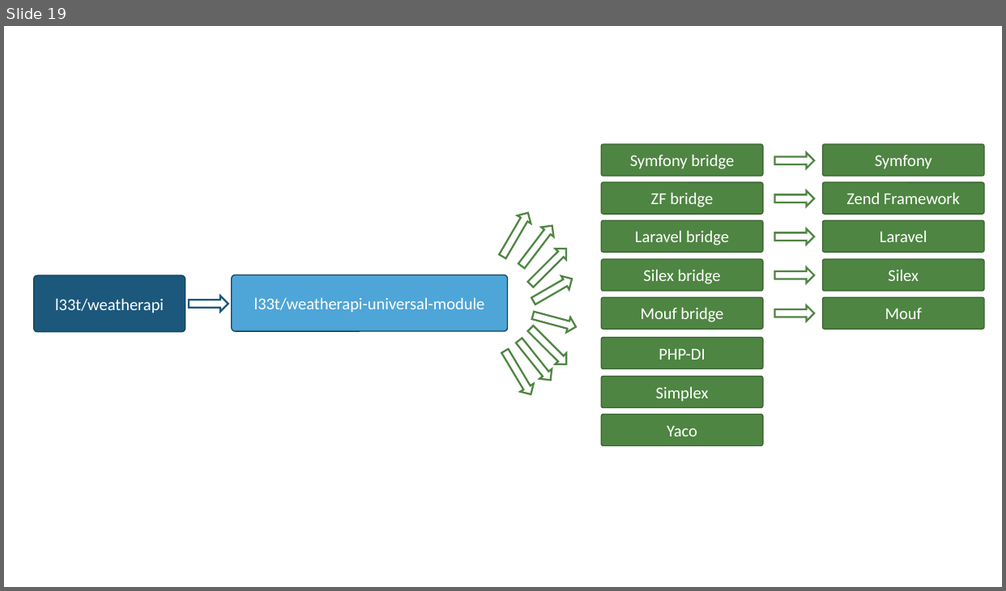
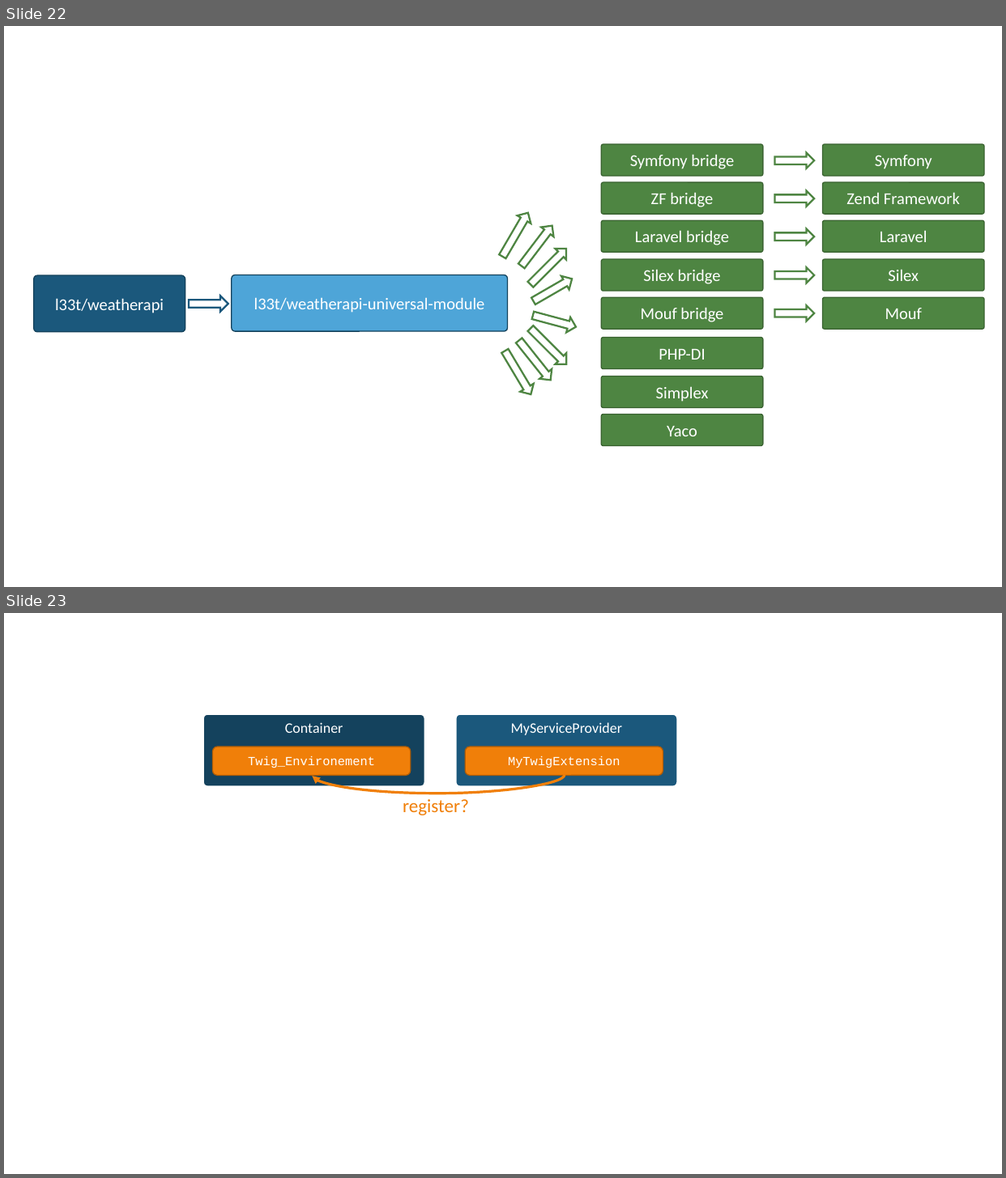
Before and after one commit to thecodingmachine/forumphp2016talk, a slide deck: images.pptx. Shown one above the other, each under a label of ours: slide 19 before the commit, slides 22 and 23 after it. The pictures are 1006x591 and 1006x1178 pixels, drawn with LibreOffice and Linux fonts; fonts in the diff are those of the drawing. Boxes give left, top, right and bottom in pixels: in the first picture for what was removed or moved away, otherwise in the second. Text is boxed around its words. In the diff, an @@ line names an element or a change of style, - is before the commit and + after.

```diff
--- a/images.pptx
+++ b/images.pptx
@@ slide 23 added at (4, 613, 1002, 1174), background #FFFFFF @@
@@ rounded rectangle added at (203, 714, 424, 786), fill #14425D, outline #FFFFFF 1.5 pt, 14 pt, text #FFFFFF @@
+Container
@@ rounded rectangle added at (456, 714, 678, 786), fill #1B587C, outline #FFFFFF 1.5 pt, 14 pt, text #FFFFFF @@
+MyServiceProvider
@@ rounded rectangle added at (213, 747, 411, 776), fill #F07F09, outline #B25E07 1 pt, 12 pt, text #FFFFFF @@
+Twig_Environement
@@ rounded rectangle added at (465, 747, 663, 776), fill #F07F09, outline #B25E07 1 pt, 12 pt, text #FFFFFF @@
+MyTwigExtension
@@ curved arrow added from (565, 775) to (313, 776), #F07F09 2.5 pt @@
@@ text added at (403, 799, 469, 815), 18 pt, text #F07F09 @@
+register?
@@ what was slide 19 is now slide 22 @@
```
Also in this commit, not shown: 1 slide changed, 3 other slides added, 5 other files.
